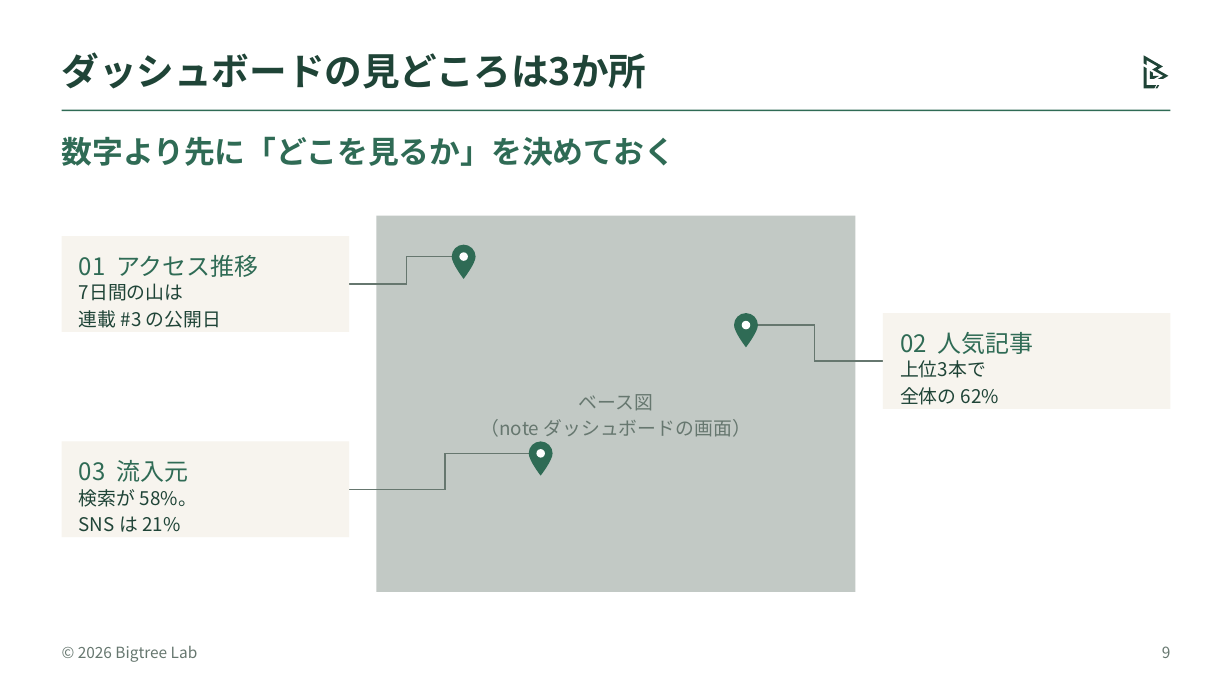
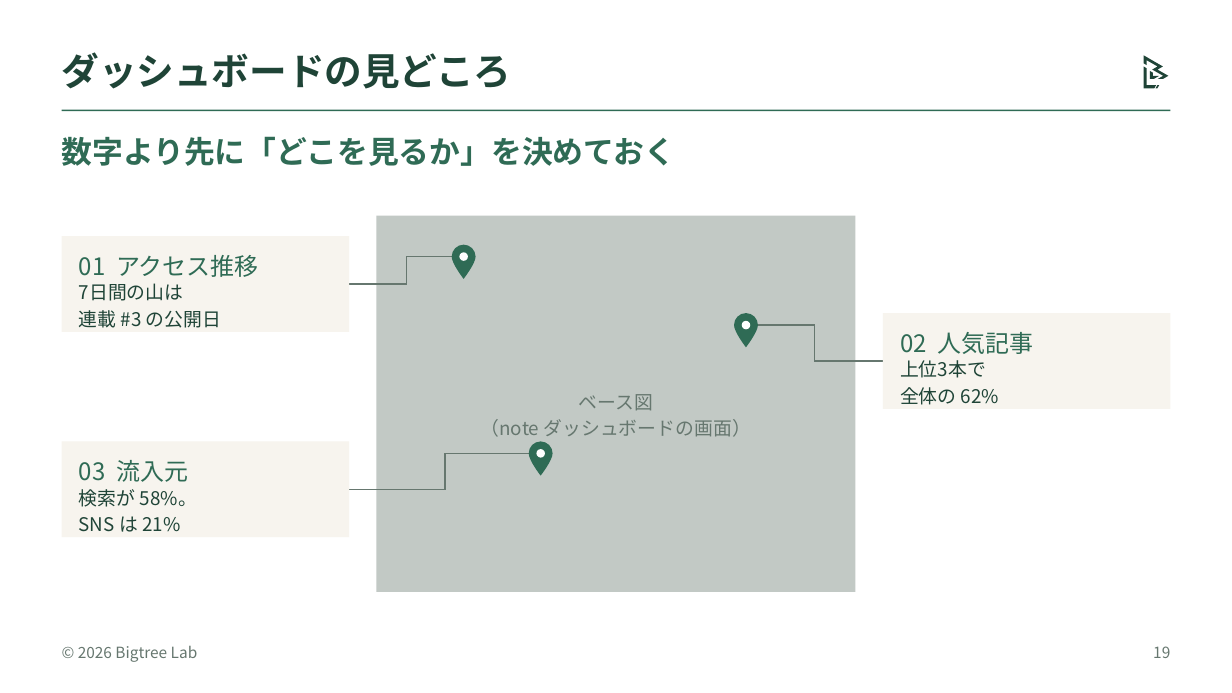
Before and after one commit to bigtree1984/office_3_apps_with_claude, a slide deck: slide 19 of bigtree/samples/bigtree_lab_organisms.pptx (slide 9 before the commit). Drawn at 1232x693 pixels with LibreOffice and Linux fonts; fonts in the diff are those of the drawing. Boxes give left, top, right and bottom in pixels: in the first picture for what was removed or moved away, otherwise in the second. Text is boxed around its words. In the diff, an @@ line names an element or a change of style, - is before the commit and + after.

```diff
--- a/bigtree/samples/bigtree_lab_organisms.pptx
+++ b/bigtree/samples/bigtree_lab_organisms.pptx
@@ title at box(62, 52, 512, 89): text changed @@
-ダッシュボードの見どころは3か所
+ダッシュボードの見どころ
@@ page number at box(1153, 646, 1170, 658): text changed @@
-9
+19
```
Also in this commit, not shown: 1 other slide changed, 13 slides added, 13 other files.
